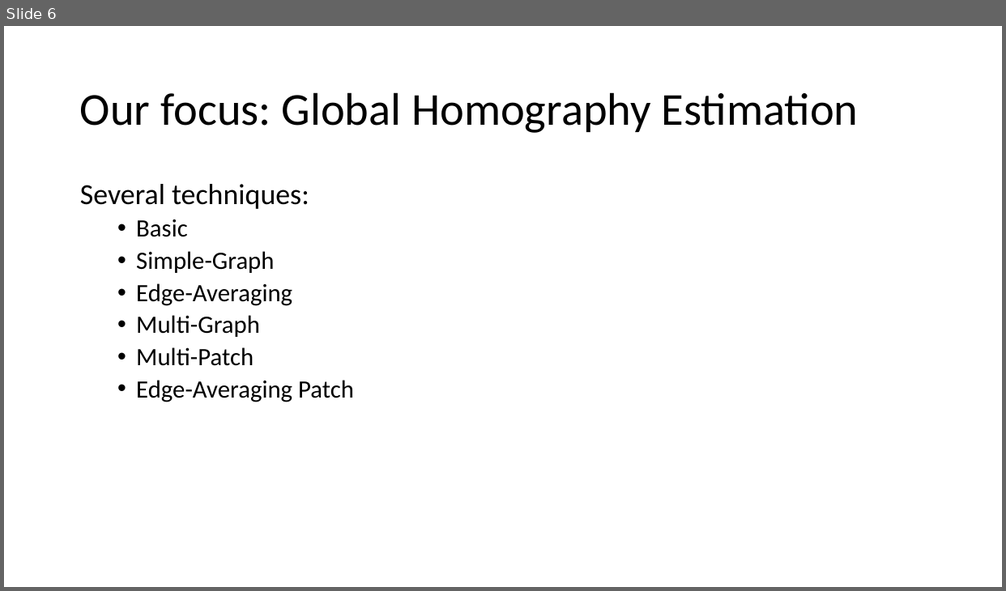
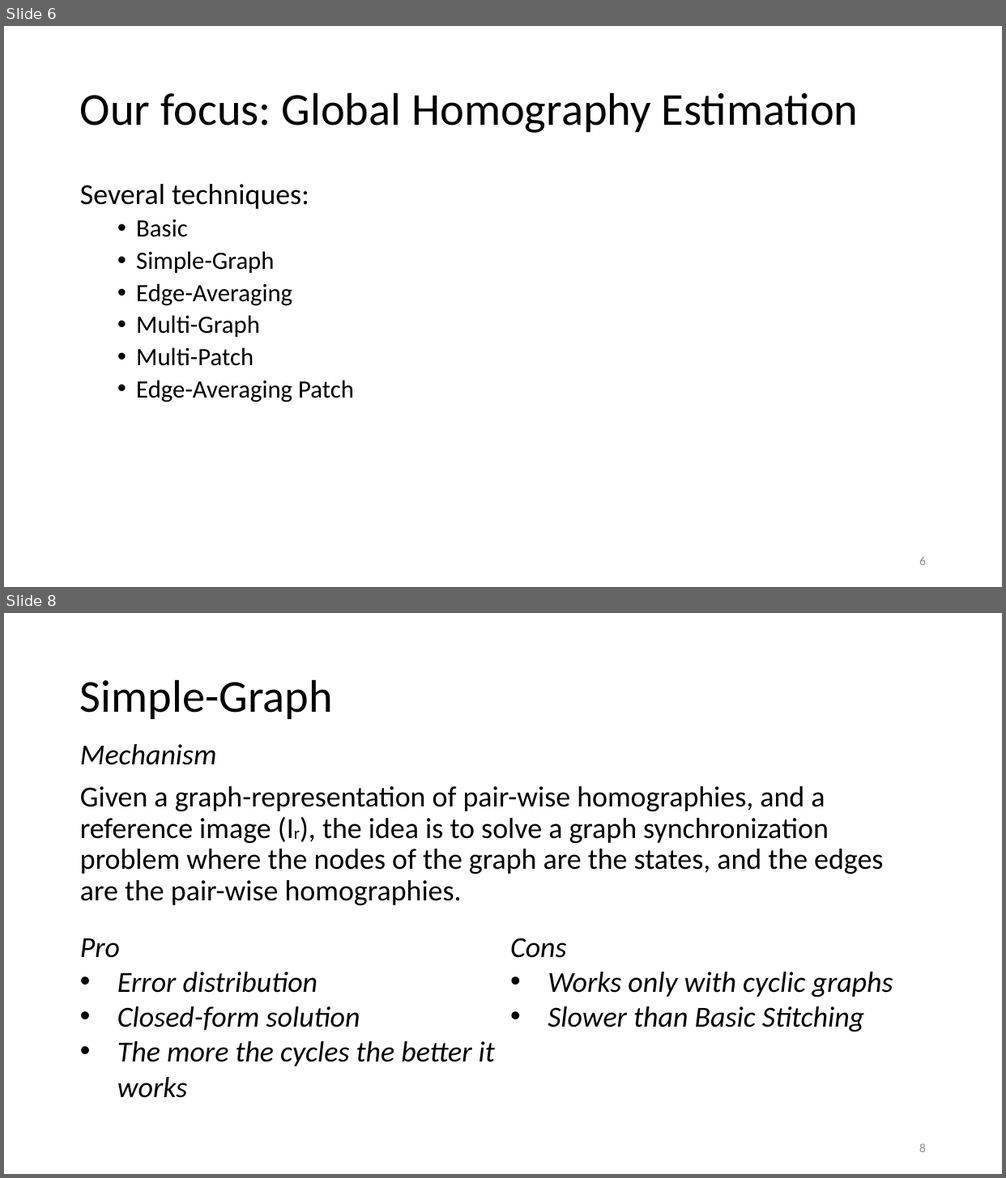
Before and after one commit to fasana-corrado/RGB-Mosaicing-via-Multigraph-Synchronization, a slide deck: presentation.pptx. Shown one above the other, each under a label of ours: slide 6 before the commit, slides 6 and 8 after it; the slides between them are not shown. The pictures are 1006x591 and 1006x1178 pixels, drawn with LibreOffice and Linux fonts; fonts in the diff are those of the drawing. Boxes give left, top, right and bottom in pixels: in the first picture for what was removed or moved away, otherwise in the second. Text is boxed around its words. In the diff, an @@ line names an element or a change of style, - is before the commit and + after.

```diff
--- a/presentation.pptx
+++ b/presentation.pptx
@@ slide 8 added at (4, 613, 1002, 1174), background #FFFFFF @@
@@ title added at (80, 679, 333, 719), 44 pt, text #000000 @@
+Simple-Graph
@@ text added at (80, 744, 883, 905), 28 pt, text #000000 @@
+Mechanism
+Given a graph-representation of pair-wise homographies, and a reference image (Ir), the idea is to solve a graph synchronization problem where the nodes of the graph are the states, and the edges are the pair-wise homographies.
@@ text added at (80, 939, 495, 1098), 28 pt, text #000000, italic @@
+Pro
+• Error distribution
+• Closed-form solution
+• The more the cycles the better it works
@@ text added at (510, 938, 893, 1032), 28 pt, text #000000, italic @@
+Cons
+• Works only with cyclic graphs
+• Slower than Basic Stitching
@@ page number added at (919, 1144, 926, 1152), 12 pt, text #8C8C8C @@
+8
@@ slide 6 changed as well @@
@@ page number added at (919, 557, 926, 565), 12 pt, text #8C8C8C @@
+6
```
Also in this commit, not shown: 5 other slides changed, 11 other slides added, 1 slide removed, 10 other files.
